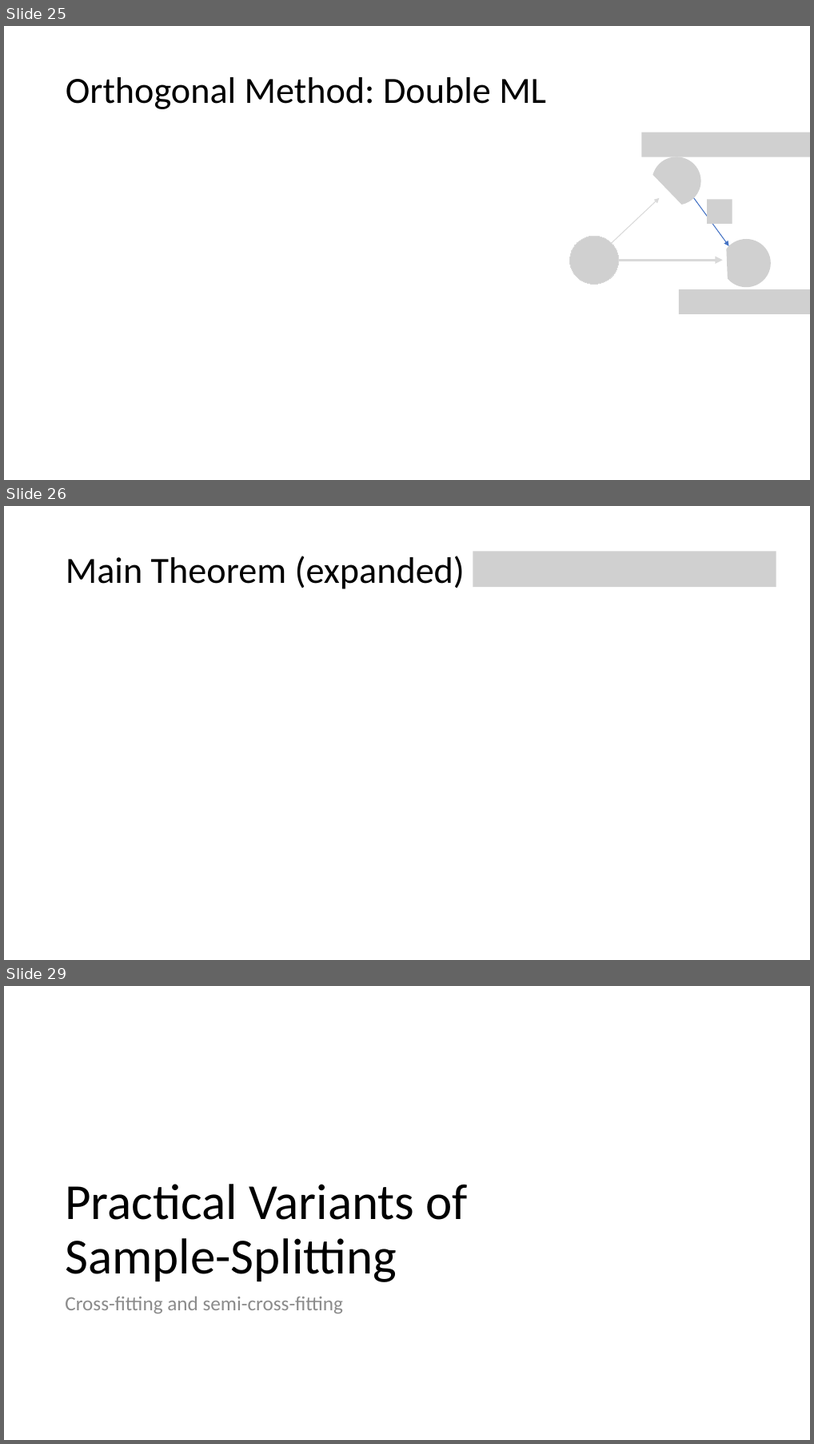
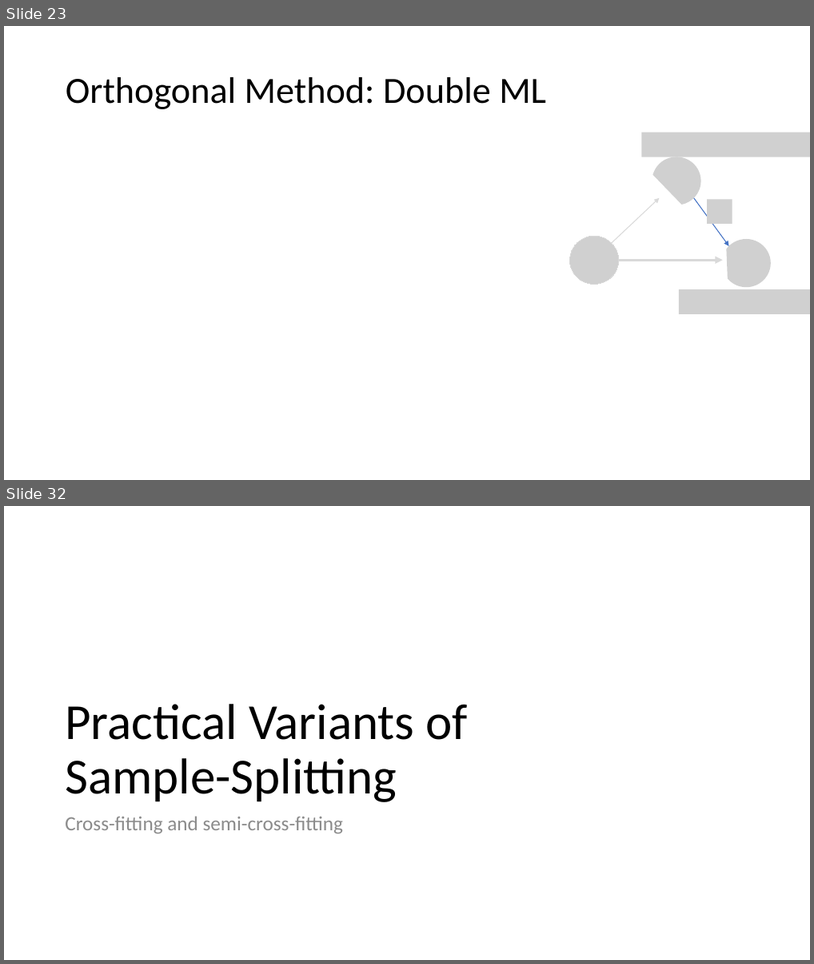
Before and after one commit to stanford-msande228/winter24, a slide deck: assets/presentations/MSANDE228_Lecture13_Inference_with_Modern_NonLinear_Methods2.pptx. Shown one above the other, each under a label of ours: slides 25, 26 and 29 before the commit, slides 23 and 32 after it; the slides between them are not shown. The pictures are 814x1444 and 814x964 pixels, drawn with LibreOffice and Linux fonts; fonts in the diff are those of the drawing; grey boxes stand for pictures. Boxes give left, top, right and bottom in pixels: in the first picture for what was removed or moved away, otherwise in the second. Text is boxed around its words. In the diff, an @@ line names an element or a change of style, - is before the commit and + after.

```diff
--- a/assets/presentations/MSANDE228_Lecture13_Inference_with_Modern_NonLinear_Methods2.pptx
+++ b/assets/presentations/MSANDE228_Lecture13_Inference_with_Modern_NonLinear_Methods2.pptx
@@ slide 26 removed at [4, 506, 810, 960], background #FFFFFF @@
@@ picture removed at [473, 552, 777, 587] @@
@@ title removed at [66, 556, 465, 589] @@
-Main Theorem (expanded)
@@ what was slide 25 is now slide 23 @@
@@ what was slide 29 is now slide 32 @@
```
Also in this commit, not shown: 2 slides changed, 5 slides added, 1 other slide removed, 13 other files.
